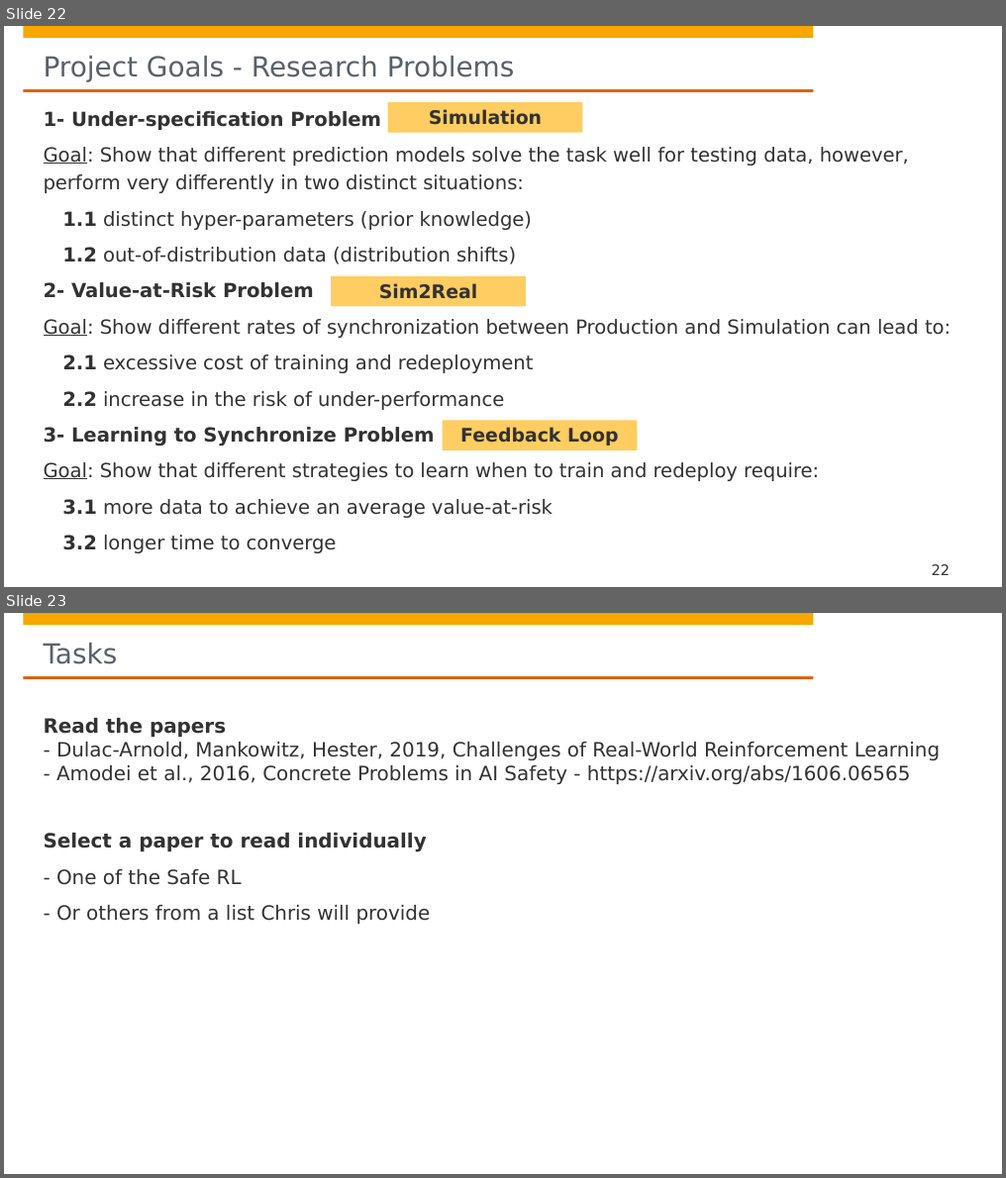
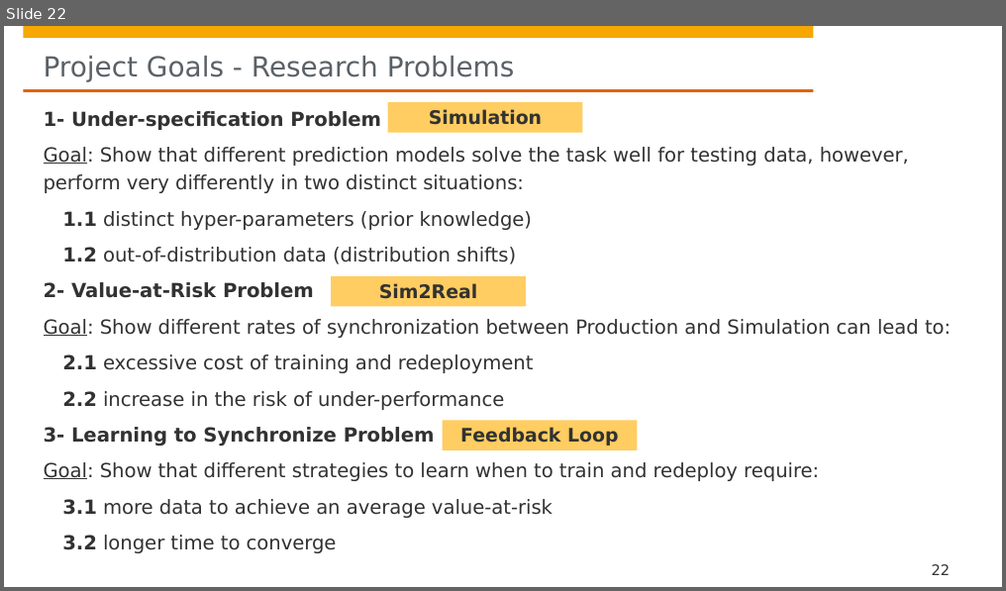
Before and after one commit to hpi-sam/Adversarial-Digital-Twins, a slide deck: slides/6. Safe RL.pptx. Shown one above the other, each under a label of ours: slides 22 and 23 before the commit, slide 22 after it. The pictures are 1006x1178 and 1006x591 pixels, drawn with LibreOffice and Linux fonts; fonts in the diff are those of the drawing; background and template pictures are left out. Boxes give left, top, right and bottom in pixels: in the first picture for what was removed or moved away, otherwise in the second. Text is boxed around its words. In the diff, an @@ line names an element or a change of style, - is before the commit and + after.

```diff
--- a/slides/6. Safe RL.pptx
+++ b/slides/6. Safe RL.pptx
@@ slide 23 removed at bbox=[4, 613, 1002, 1174], background #FFFFFF; not listed: 4 template elements that a slide beside it also shows @@
@@ title removed at bbox=[44, 643, 118, 664] @@
-Tasks
@@ text removed at bbox=[44, 718, 940, 924] @@
-Read the papers
-- Dulac-Arnold, Mankowitz, Hester, 2019, Challenges of Real-World Reinforcement Learning
-- Amodei et al., 2016, Concrete Problems in AI Safety - https://arxiv.org/abs/1606.06565
-Select a paper to read individually
-- One of the Safe RL
-- Or others from a list Chris will provide
```
Also in this commit, not shown: 1 slide changed, 1 other file.
